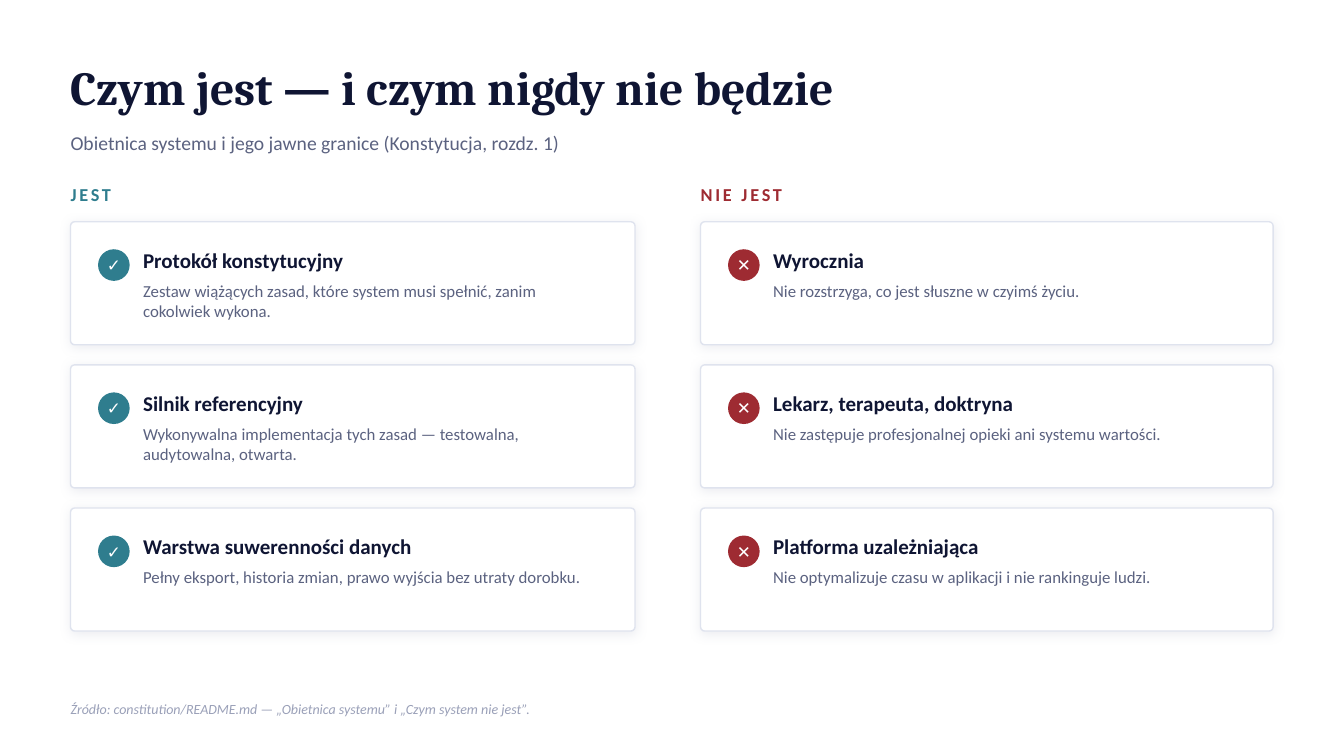
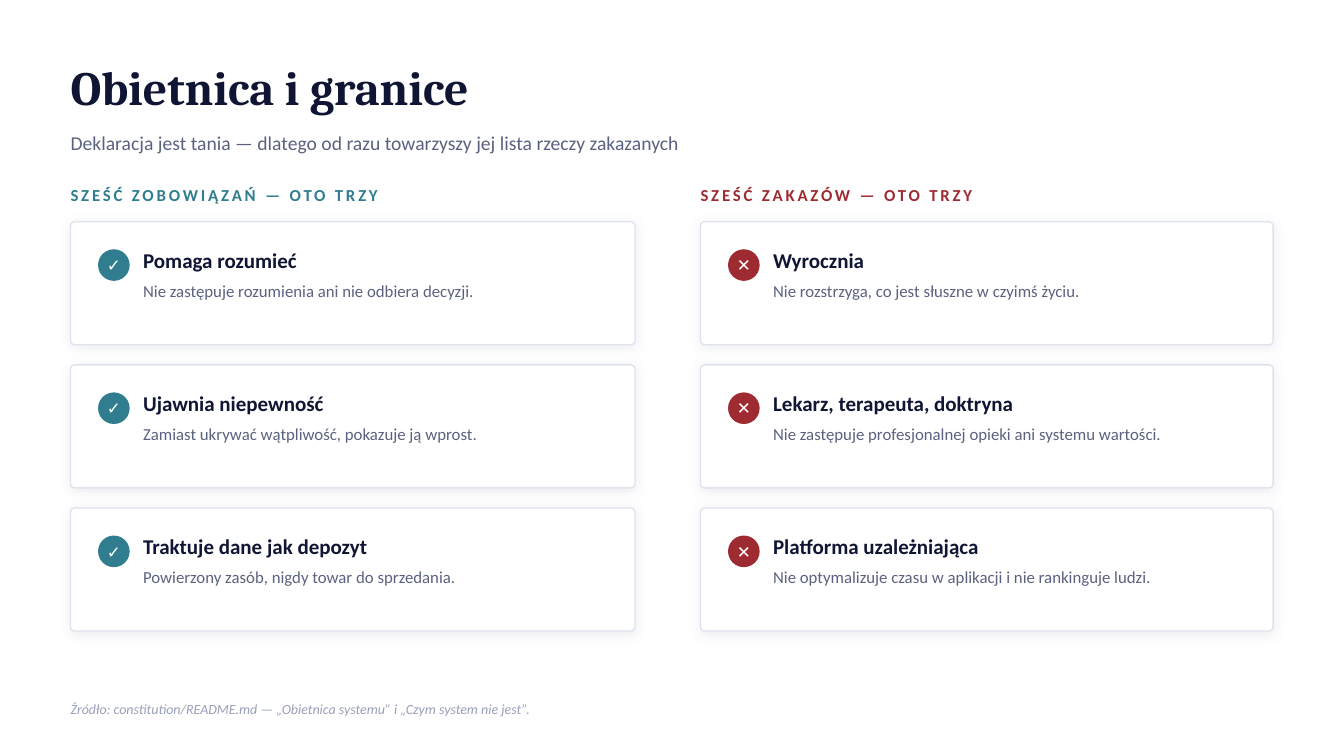
Before and after one commit to dudsi101-svg/Human-os, a slide deck: slide 5 of docs/presentation/Human-OS-prezentacja.pptx (slide 2 before the commit). Drawn at 1344x756 pixels with LibreOffice and Linux fonts; fonts in the diff are those of the drawing. Boxes give left, top, right and bottom in pixels: in the first picture for what was removed or moved away, otherwise in the second. Text is boxed around its words. In the diff, an @@ line names an element or a change of style, - is before the commit and + after.

```diff
--- a/docs/presentation/Human-OS-prezentacja.pptx
+++ b/docs/presentation/Human-OS-prezentacja.pptx
@@ text at [71, 72, 469, 116]: text changed @@
-Czym jest — i czym nigdy nie będzie
+Obietnica i granice
@@ text at [71, 136, 679, 154]: text changed @@
-Obietnica systemu i jego jawne granice (Konstytucja, rozdz. 1)
+Deklaracja jest tania — dlatego od razu towarzyszy jej lista rzeczy zakazanych
@@ text at [71, 187, 378, 204]: text changed; size 13 to 12 pt @@
-JEST
+SZEŚĆ ZOBOWIĄZAŃ — OTO TRZY
@@ text at [701, 187, 972, 201]: text changed; size 13 to 12 pt @@
-NIE JEST
+SZEŚĆ ZAKAZÓW — OTO TRZY
@@ text at [143, 253, 296, 272]: text changed @@
-Protokół konstytucyjny
+Pomaga rozumieć
@@ text at [143, 285, 473, 300]: text changed @@
-Zestaw wiążących zasad, które system musi spełnić, zanim cokolwiek wykona.
+Nie zastępuje rozumienia ani nie odbiera decyzji.
@@ text at [143, 396, 323, 415]: text changed @@
-Silnik referencyjny
+Ujawnia niepewność
@@ text at [143, 428, 476, 443]: text changed @@
-Wykonywalna implementacja tych zasad — testowalna, audytowalna, otwarta.
+Zamiast ukrywać wątpliwość, pokazuje ją wprost.
@@ text at [143, 539, 368, 558]: text changed @@
-Warstwa suwerenności danych
+Traktuje dane jak depozyt
@@ text at [143, 571, 456, 586]: text changed @@
-Pełny eksport, historia zmian, prawo wyjścia bez utraty dorobku.
+Powierzony zasób, nigdy towar do sprzedania.
```
Also in this commit, not shown: 5 other slides changed, 11 slides added, 5 slides removed, 2 other files.
